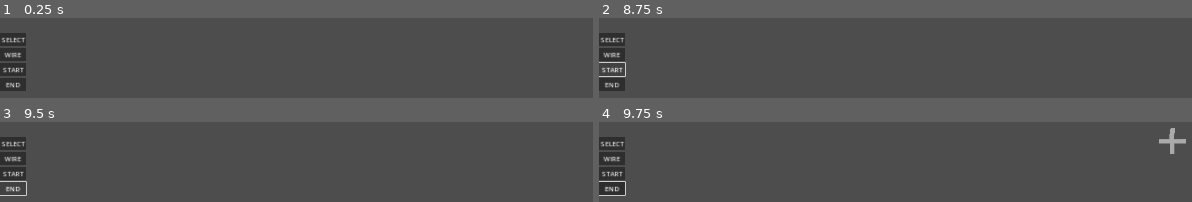
Above: before the commit, frames 1-4 (two rows, left to right).
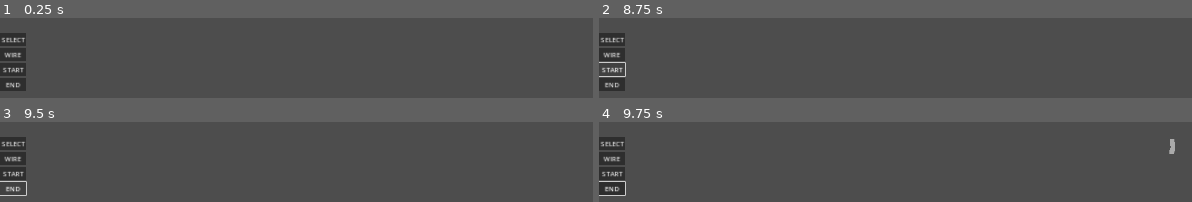
Above: after the commit, the same moments.

Repository: Aisudoragon/logic-gates
Game: Godot game, scene res://scenes/levels/playground.tscn
Same seed, same stepped clock (60 frames per second), same inputs: the game is played once before the commit and once after it. The engine's default icon, where the game draws it, is replaced by a stand-in: a white triangle on a blue panel in a dark square.
Inputs (mouse positions are in pixels of both pictures, inside the frame that each line leads up to):
- Up to frame 1 (0.25 s): no input
- Up to frame 2 (8.75 s): click "START" at 0.5 s; click "START" at 1.25 s; click "SELECT" at 2 s; click "WIRE" at 2.75 s; click "END" at 3.5 s; click "SELECT" at 4.25 s; click "WIRE" at 5 s; click "END" at 5.75 s; click "SELECT" at 6.5 s; click "WIRE" at 7.25 s; click "START" at 8 s
- Up to frame 3 (9.5 s): click "END" at 8.75 s
- Up to frame 4 (9.75 s): tap Enter at 9.5 s; move the mouse to (1174, 143) at 9.52 s; press the mouse at (1174, 143) at 9.53 s

Frames 1-3 are identical in both runs. In frame 4, 0.4% of the frame differs, in the area x 94-99%, y 7-40%.

Commit message:
Refactored some inputs

Diff:
--- a/project.godot
+++ b/project.godot
@@ -50,16 +50,6 @@
 
 [input]
 
-place={
-"deadzone": 0.5,
-"events": [Object(InputEventMouseButton,"resource_local_to_scene":false,"resource_name":"","device":-1,"window_id":0,"alt_pressed":false,"shift_pressed":false,"ctrl_pressed":false,"meta_pressed":false,"button_mask":1,"position":Vector2(230, 14),"global_position":Vector2(237, 49),"factor":1.0,"button_index":1,"canceled":false,"pressed":true,"double_click":false,"script":null)
-]
-}
-destroy={
-"deadzone": 0.5,
-"events": [Object(InputEventMouseButton,"resource_local_to_scene":false,"resource_name":"","device":-1,"window_id":0,"alt_pressed":false,"shift_pressed":false,"ctrl_pressed":false,"meta_pressed":false,"button_mask":2,"position":Vector2(237, 10),"global_position":Vector2(244, 45),"factor":1.0,"button_index":2,"canceled":false,"pressed":true,"double_click":false,"script":null)
-]
-}
 rotate={
 "deadzone": 0.5,
 "events": [Object(InputEventKey,"resource_local_to_scene":false,"resource_name":"","device":-1,"window_id":0,"alt_press …(192 unchanged characters)…
--- a/scripts/levels/playground.gd
+++ b/scripts/levels/playground.gd
@@ -11,19 +11,23 @@
 func _unhandled_input(event: InputEvent) -> void:
 	var mouse_position: Vector2i = wire_layer.local_to_map(wire_layer.get_local_mouse_position())
 
-	if event.is_action_pressed("place"):
-		startDrawingPos = mouse_position
+	if event is InputEventMouseButton:
+		var event_mb: InputEventMouseButton = event
+		if event_mb.button_index == MOUSE_BUTTON_LEFT:
+			if event.is_pressed():
+				startDrawingPos = mouse_position
+			if event.is_released():
+				layout_wire(startDrawingPos, mouse_position, wire_layer)
+		layout_wire(startDrawingPos, mouse_position, highlight_layer)
+		if event_mb.button_index == MOUSE_BUTTON_RIGHT:
+			wire_layer.set_cell(mouse_position, 0)
+	if event is InputEventMouseMotion:
+		if Input.is_mouse_button_pressed(MOUSE_BUTTON_LEFT):
+			layout_wire(startDrawingPos, mouse_position, highlight_layer)
+			print("test")
 
 	highlight_layer.clear()
-
-	if Input.is_mouse_button_pressed(MOUSE_BUTTON_LEFT):
-		layout_wire(startDrawingPos, mouse_position, highlight_layer)
-	else:
-		highlight_layer.set_cell(mouse_position, 0, Vector2i(0,0), 0)
-	if event.is_action_released("place"):
-		layout_wire(startDrawingPos, mouse_position, wire_layer)
-	if Input.is_mouse_button_pressed(MOUSE_BUTTON_RIGHT):
-		wire_layer.set_cell(mouse_position, 0)
+	highlight_layer.set_cell(mouse_position, 0, Vector2i(0,0), 0)
 
 
 func layout_wire(start_pos: Vector2i, end_pos: Vector2i, layer: TileMapLayer) -> void:
@@ -38,16 +42,16 @@
 
 	for i in range(0, absi(tiles_len.x) + 1):
 		var tile_pos: Vector2i = Vector2i(min_pos.x + i, min_pos.y)
-		var tile_info: Array = connect_wire(tile_pos, layer)
-		layer.set_cell(tile_pos, 0, tile_info[0], tile_info[1])
+		var tile_info: Vector3i = connect_wire(tile_pos, layer)
+		layer.set_cell(tile_pos, 0, Vector2i(tile_info.x, tile_info.y), tile_info.z)
 	for i in range(0, absi(tiles_len.y) + 1):
 		var tile_pos: Vector2i = Vector2i(max_pos.x, min_pos.y + i)
-		var tile_info: Array = connect_wire(tile_pos, layer)
-		layer.set_cell(tile_pos, 0, tile_info[0], tile_info[1])
+		var tile_info: Vector3i = connect_wire(tile_pos, layer)
+		layer.set_cell(tile_pos, 0, Vector2i(tile_info.x, tile_info.y), tile_info.z)
 
 
-func connect_wire(position: Vector2i, layer: TileMapLayer) -> Array:
-	var neighbors: Array[Vector2i] = layer.get_surrounding_cells(position)
+func connect_wire(cell_position: Vector2i, layer: TileMapLayer) -> Vector3i:
+	var neighbors: Array[Vector2i] = layer.get_surrounding_cells(cell_position)
 	var right_n: bool = false if layer.get_cell_source_id(neighbors[0]) == -1 else true
 	var bottom_n: bool = false if layer.get_cell_source_id(neighbors[1]) == -1 else true
 	var left_n: bool = false if layer.get_cell_source_id(neighbors[2]) == -1 else true
@@ -58,45 +62,45 @@
 			if left_n:
 				if top_n:
 					# right, bottom, left, top
-					return [Vector2(4, 0), 0]
+					return Vector3i(4, 0, 0)
 				# right, bottom, left
-				return [Vector2i(3, 0), 0]
+				return Vector3i(3, 0, 0)
 			elif top_n:
 				# right, bottom, top
-				return [Vector2i(3, 0), 3]
+				return Vector3i(3, 0, 3)
 			# right, bottom
-			return [Vector2i(2, 0), 0]
+			return Vector3i(2, 0, 0)
 		elif left_n:
 			if top_n:
 				# right, left, top
-				return [Vector2i(3, 0), 2]
+				return Vector3i(3, 0, 2)
 			# right, left
-			return [Vector2i(1, 0), 1]
+			return Vector3i(1, 0, 1)
 		elif top_n:
 			# right, top
-			return [Vector2i(2, 0), 3]
+			return Vector3i(2, 0, 3)
 		# right
-		return [Vector2i(0, 0), 3]
+		return Vector3i(0, 0, 3)
 	elif bottom_n:
 		if left_n:
 			if top_n:
 				# bottom, left, top
-				return [Vector2i(3, 0), 1]
+				return Vector3i(3, 0, 1)
 			# bottom, left
-			return [Vector2i(2, 0), 1]
+			return Vector3i(2, 0, 1)
 		elif top_n:
 			# bottom, top
-			return [Vector2i(1, 0), 0]
+			return Vector3i(1, 0, 0)
 		# bottom
-		return [Vector2i(0, 0), 0]
+		return Vector3i(0, 0, 0)
 	elif left_n:
 		if top_n:
 			# left, top
-			return [Vector2i(2, 0), 2]
+			return Vector3i(2, 0, 2)
 		# left
-		return [Vector2i(0, 0), 1]
+		return Vector3i(0, 0, 1)
 	elif top_n:
 		# top
-		return [Vector2(0, 0), 2]
+		return Vector3i(0, 0, 2)
 	# none
-	return [Vector2(4, 0), 0]
+	return Vector3i(4, 0, 0)
